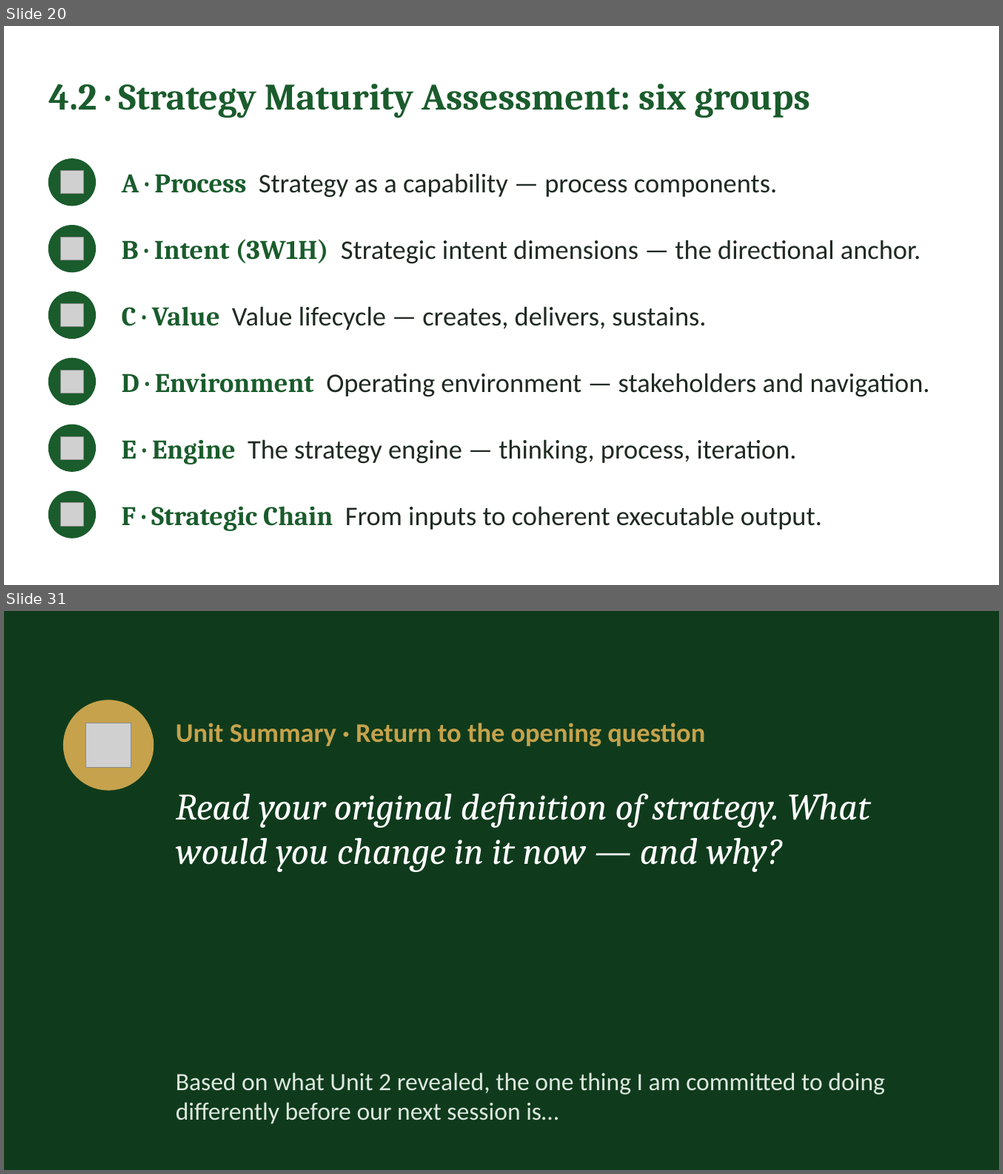
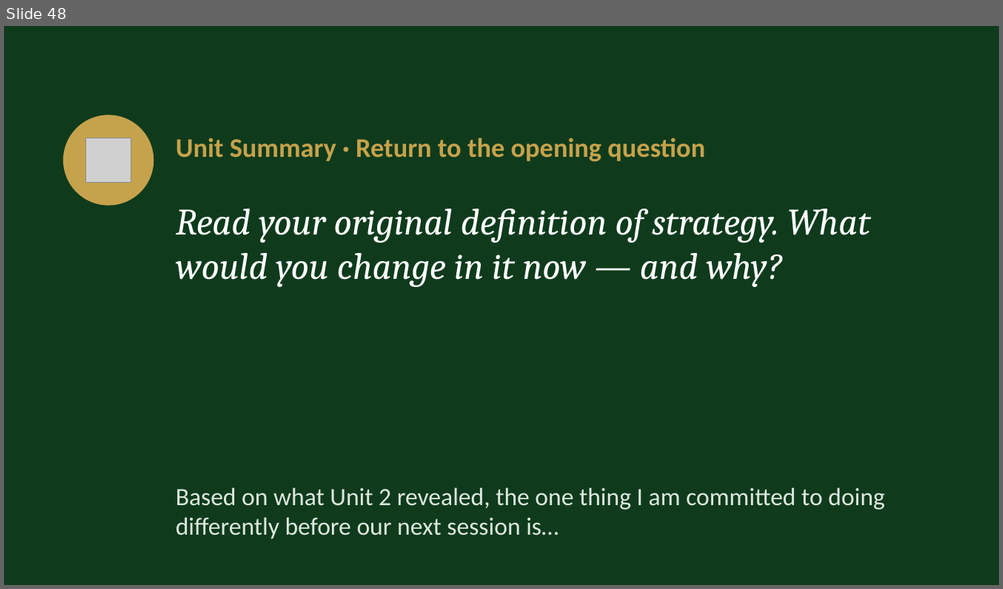
Before and after one commit to IBSL26/ibsl-platform, a slide deck: Unit decks/Unit 02 - Strategy Visioning & Success in Practice (SiP).pptx. Shown one above the other, each under a label of ours: slides 20 and 31 before the commit, slide 48 after it; the slides between them are not shown. The pictures are 1003x1174 and 1003x589 pixels, drawn with LibreOffice and Linux fonts; fonts in the diff are those of the drawing; grey boxes stand for pictures. Boxes give left, top, right and bottom in pixels: in the first picture for what was removed or moved away, otherwise in the second. Text is boxed around its words. In the diff, an @@ line names an element or a change of style, - is before the commit and + after.

```diff
--- a/Unit decks/Unit 02 - Strategy Visioning & Success in Practice (SiP).pptx
+++ b/Unit decks/Unit 02 - Strategy Visioning & Success in Practice (SiP).pptx
@@ slide 20 removed at bbox=[4, 26, 999, 585], background #FFFFFF @@
@@ text removed at bbox=[48, 84, 810, 118] @@
-4.2 · Strategy Maturity Assessment: six groups
@@ ellipse removed at bbox=[48, 158, 95, 205] @@
@@ picture removed at bbox=[61, 171, 84, 194] @@
@@ text removed at bbox=[122, 173, 777, 198] @@
-A · Process Strategy as a capability — process components.
@@ ellipse removed at bbox=[48, 226, 95, 272] @@
@@ picture removed at bbox=[61, 237, 84, 261] @@
@@ text removed at bbox=[122, 239, 920, 264] @@
-B · Intent (3W1H) Strategic intent dimensions — the directional anchor.
@@ ellipse removed at bbox=[48, 292, 95, 338] @@
@@ picture removed at bbox=[61, 304, 84, 326] @@
@@ text removed at bbox=[122, 306, 706, 330] @@
-C · Value Value lifecycle — creates, delivers, sustains.
@@ ellipse removed at bbox=[48, 359, 95, 405] @@
@@ picture removed at bbox=[61, 370, 84, 393] @@
@@ text removed at bbox=[122, 373, 930, 397] @@
-D · Environment Operating environment — stakeholders and navigation.
@@ ellipse removed at bbox=[48, 425, 95, 471] @@
@@ picture removed at bbox=[61, 437, 84, 460] @@
@@ text removed at bbox=[122, 440, 797, 465] @@
-E · Engine The strategy engine — thinking, process, iteration.
@@ ellipse removed at bbox=[48, 491, 95, 538] @@
@@ picture removed at bbox=[61, 503, 84, 527] @@
@@ text removed at bbox=[122, 506, 822, 531] @@
-F · Strategic Chain From inputs to coherent executable output.
@@ what was slide 31 is now slide 48 @@
```
Also in this commit, not shown: 16 slides changed, 29 slides added, 11 other slides removed, 47 other files.
